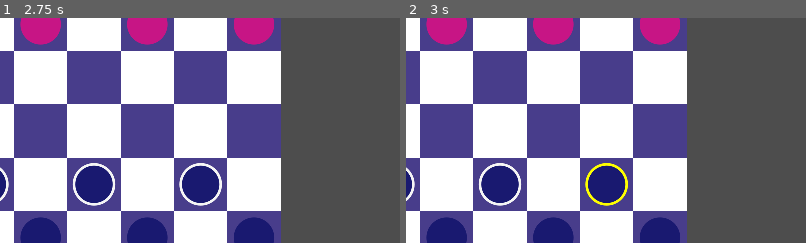
Above: before the commit, frames 1-2 (left to right).
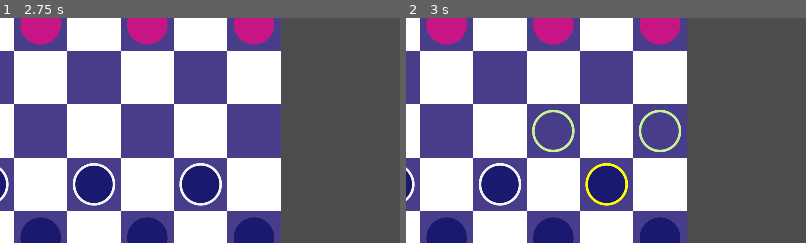
Above: after the commit, the same moments.

Repository: mattsullentrup/godot-checkers
Game: Godot game, scene res://rewrite/level/level.tscn
Same seed, same stepped clock (60 frames per second), same inputs: the game is played once before the commit and once after it.
Inputs (mouse positions are % of the whole screen's width and height, from its top left):
- Up to frame 1 (2.75 s): tap Enter at 0.5, 2 s; move the mouse to (72, 45) at 0.52 s; press the mouse at (72, 45) at 0.53 s; tap Space at 1.25 s; move the mouse to (30, 55) at 1.27 s; release the mouse at (30, 55) at 1.28 s; click (30, 55) at 1.35 s; move the mouse to (60, 28) at 2.02 s; hold Right mouse button (right_click) from 2.03 s (still down); click (60, 28) at 2.3 s
- Up to frame 2 (3 s): tap Space at 2.75 s; move the mouse to (45, 70) at 2.77 s; release Right mouse button (right_click) at 2.78 s; click (45, 70) at 2.85 s
The pictures show only the part of the screen within x 18-68%, y 28-78%; the shares and areas given below are measured in that part.

Frame 1 is identical in both runs. In frame 2, 0.8% of the frame differs, in the area x 31-69%, y 40-60%.
Error before the commit: Invalid access to property or key 'available_cells' on a base object of type 'Node2D (Unit)'. (res://rewrite/units/unit/unit_visuals.gd:40)

Commit message:
Set up external unit logic to use jump paths instead of  normal moves when it can jump

Diff:
--- a/9_10_24_checkers/rewrite/units/unit/unit.gd
+++ b/9_10_24_checkers/rewrite/units/unit/unit.gd
@@ -10,9 +10,10 @@
 var team: Globals.Team
 var cell: Vector2i
 var directions: Array[Globals.Direction]
-var normal_moves: Array[Vector2i]
-#var units_to_jump_over: Array[Unit]
-var jump_paths: Array[Dictionary]
+
+# INFO: This is only used for other nodes to display/check if unit can move to click
+var available_cells: Array[Vector2i]
+var jump_paths: Array[Array]
 var color: Color
 var can_move: bool
 var can_jump: bool
@@ -31,7 +32,7 @@
 func move(new_cell: Vector2i) -> void:
 	z_index += 1
 
-	#normal_moves.sort_custom(
+	#available_cells.sort_custom(
 			#func(a, b): return cell.distance_squared_to(a) > cell.distance_squared_to(b)
 	#)
 
@@ -43,7 +44,7 @@
 		# TODO: figure out how to find a path to the target cell
 		# and loop the tween to get there
 
-		#tween.set_loops(normal_moves.size())
+		#tween.set_loops(available_cells.size())
 		_move_tween(new_cell)
 		_unit_visuals.jump_tween(tween)
 	else:
--- a/9_10_24_checkers/rewrite/units/unit_group.gd
+++ b/9_10_24_checkers/rewrite/units/unit_group.gd
@@ -74,8 +74,7 @@
 	for unit: Unit in moveable_units:
 		unit.can_move = false
 		unit.can_jump = false
-		#unit.units_to_jump_over.clear()
-		unit.jump_paths.clear
+		unit.jump_paths.clear()
 
 	moveable_units.clear()
 	jumpable_units.clear()
@@ -89,7 +88,5 @@
 		defeated.emit()
 
 
-func _on_unit_movement_completed(unit: Unit) -> void:
-	#for enemy_unit: Unit in unit.units_to_jump_over:
-		#enemy_unit.explode()
+func _on_unit_movement_completed() -> void:
 	_end_turn()
--- a/9_10_24_checkers/rewrite/units/unit_movement.gd
+++ b/9_10_24_checkers/rewrite/units/unit_movement.gd
@@ -7,7 +7,7 @@
 
 func get_moveable_units() -> void:
 	for unit: Unit in _parent.units:
-		unit.normal_moves.clear()
+		unit.available_cells.clear()
 		for direction in unit.directions:
 			# Find out if unit can move at all
 			var movement_direction: Vector2i = Globals.movement_vectors.get(direction)
@@ -25,12 +25,12 @@
 
 			_parent.jumpable_units.append(unit)
 			# Remove any normal moves from the units list of available moves
-			for cell in unit.normal_moves:
+			for cell in unit.available_cells:
 				var squared_distance = unit.cell.distance_squared_to(cell)
 				if not squared_distance == 2:
 					continue
 
-				unit.normal_moves.erase(cell)
+				unit.available_cells.erase(cell)
 
 
 func _is_cell_available(unit: Unit, initial_direction: Vector2i, target_cell: Vector2i) -> bool:
@@ -50,8 +50,7 @@
 				return false
 
 			unit.can_jump = true
-			#unit.normal_moves.append(new_target_cell)
-			#unit.units_to_jump_over.append(unit_on_board)
+			unit.available_cells.append(new_target_cell)
 			var jump_path: Array
 			var jump_data = {
 				"jumped_unit": unit_on_board,
@@ -63,8 +62,8 @@
 			return true
 
 	# Can make a normal move
-	unit.normal_moves.append(target_cell)
-	return unit.normal_moves.size() > 0
+	unit.available_cells.append(target_cell)
+	return unit.available_cells.size() > 0
 
 
 func _check_for_multi_jumps(unit: Unit, starting_cell: Vector2i, jump_path: Array) -> void:
@@ -80,11 +79,10 @@
 			if not unit_on_board.cell == jumped_cell:
 				continue
 
-			#unit.units_to_jump_over.append(unit_on_board)
 			jump_data["jumped_unit"] = unit_on_board
 			break
 
-		#unit.normal_moves.append(new_target_cell)
+		unit.available_cells.append(new_target_cell)
 		jump_data["target_cell"] = new_target_cell
 		_check_for_multi_jumps(unit, new_target_cell, jump_path)
 
--- a/9_10_24_checkers/rewrite/units/units_container.gd
+++ b/9_10_24_checkers/rewrite/units/units_container.gd
@@ -61,7 +61,7 @@
 func _unit_can_move_to_click() -> bool:
 	return (
 			_active_group.selected_unit \
-			and _current_mouse_cell in _active_group.selected_unit.normal_moves
+			and _current_mouse_cell in _active_group.selected_unit.available_cells
 			and _active_group.selected_unit.can_move == true
 	)
 
